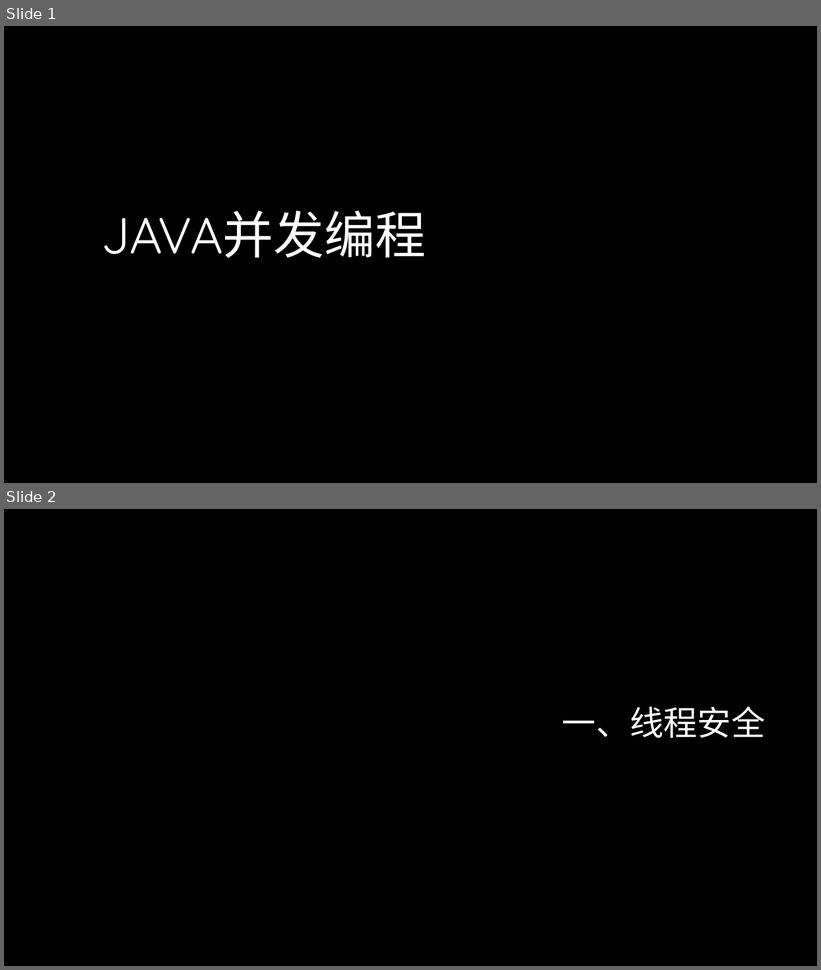
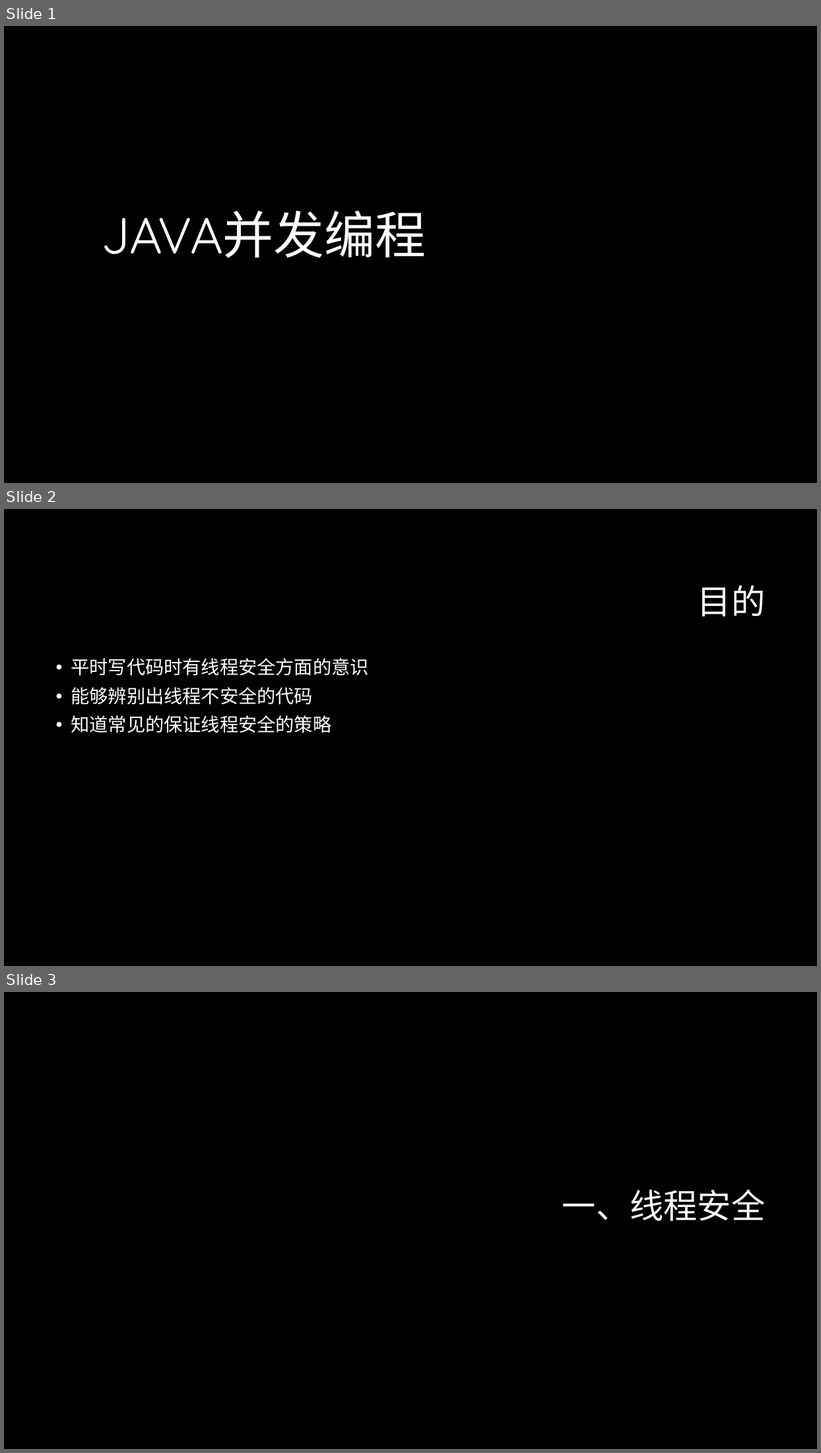
Before and after one commit to GerogeLeon/multithread_demo, a slide deck: JAVA并发编程.pptx. Shown one above the other, each under a label of ours: slides 1 and 2 before the commit, slides 1, 2 and 3 after it. The pictures are 821x970 and 821x1453 pixels, drawn with LibreOffice and Linux fonts; fonts in the diff are those of the drawing; background and template pictures are left out. Boxes give left, top, right and bottom in pixels: in the first picture for what was removed or moved away, otherwise in the second. Text is boxed around its words. In the diff, an @@ line names an element or a change of style, - is before the commit and + after.

```diff
--- a/JAVA并发编程.pptx
+++ b/JAVA并发编程.pptx
@@ slide 2 added at [4,509,817,966], background #000000 @@
@@ title added at [698,586,766,617], 40 pt, text #FFFFFF @@
+目的
@@ text added at [71,658,369,733], 22 pt, text #FFFFFF @@
+• 平时写代码时有线程安全方面的意识
+• 能够辨别出线程不安全的代码
+• 知道常见的保证线程安全的策略
@@ what was slide 2 is now slide 3 @@
```
Also in this commit, not shown: 7 slides changed.
